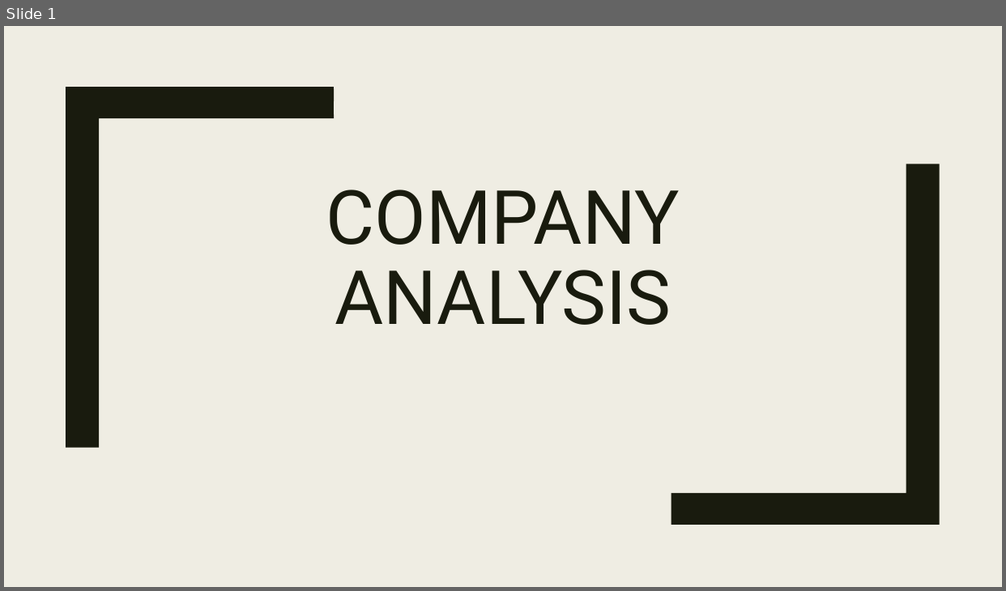
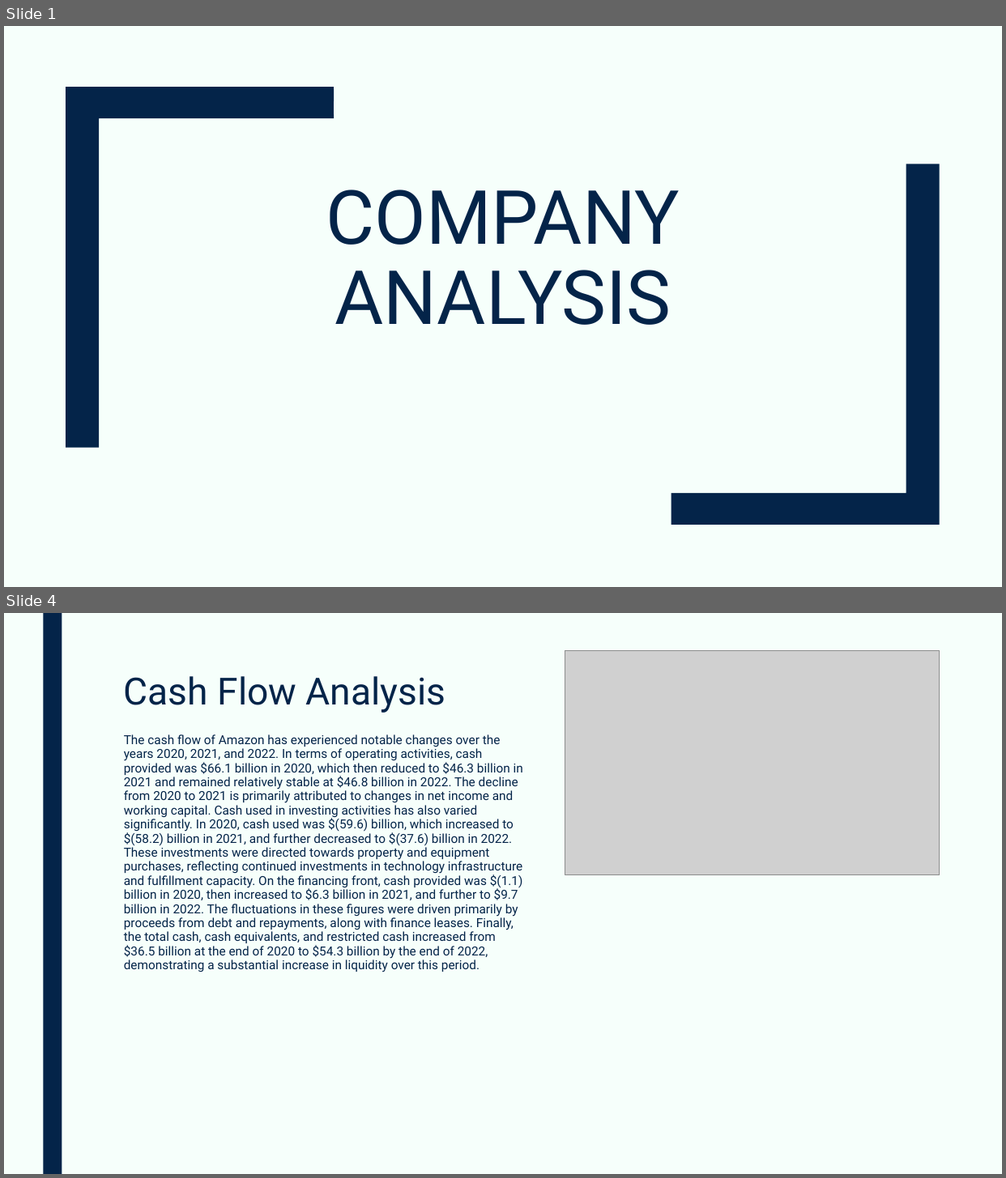
Before and after one commit to devangovind/AMUCLDISS, a slide deck: fastapi-backend/pres/output.pptx. Shown one above the other, each under a label of ours: slide 1 before the commit, slides 1 and 4 after it; the slides between them are not shown. The pictures are 1006x591 and 1006x1178 pixels, drawn with LibreOffice and Linux fonts; fonts in the diff are those of the drawing; grey boxes stand for pictures. Boxes give left, top, right and bottom in pixels: in the first picture for what was removed or moved away, otherwise in the second. Text is boxed around its words. In the diff, an @@ line names an element or a change of style, - is before the commit and + after.

```diff
--- a/fastapi-backend/pres/output.pptx
+++ b/fastapi-backend/pres/output.pptx
@@ slide 4 added at [4, 613, 1002, 1174], background #F6FFFB @@
@@ rectangle added at [43, 613, 62, 1174], fill #042449 @@
@@ picture added at [565, 650, 940, 875] @@
@@ title added at [124, 676, 446, 713], 36 pt, text #042449 @@
+Cash Flow Analysis
@@ text added at [124, 735, 523, 973], 12 pt, text #042449 @@
+The cash flow of Amazon has experienced notable changes over the years 2020, 2021, and 2022. In terms of operating activities, cash provided was $66.1 billion in 2020, which then reduced to $46.3 billion in 2021 and remained relatively stable at $46.8 billion in 2022. The decline from 2020 to 2021 is primarily attributed to changes in net income and working capital. Cash used in investing activities has also varied significantly. In 2020, cash used was $(59.6) billion, which increased to $(58.2) billion in 2021, and further decreased to $(37.6) billion in 2022. These investments were directed towards property and equipment purchases, reflecting continued investments in technology infrastructure and fulfillment capacity. On the financing front, cash provided was $(1.1) billion in 2020, then increased to $6.3 billion in 2021, and further to $9.7 billion in 2022. The fluctuations in these figures were driven primarily by proceeds from debt and repayments, along with finance leases. Finally, the total cash, cash equivalents, and restricted cash increased from $36.5 billion at the end of 2020 to $54.3 billion by the end of 2022, demonstrating a substantial increase in liquidity over this period.
@@ slide 1 changed as well @@
@@ background #EFEDE3 to #F6FFFB @@
@@ freeform shape at [66, 87, 334, 447]: fill #191B0E to #042449 @@
@@ freeform shape at [671, 164, 940, 525]: fill #191B0E to #042449 @@
@@ title "COMPANY ANALYSIS" at [326, 190, 680, 325]: text colour #191B0E to #042449 @@
```
Also in this commit, not shown: 3 other slides changed, 1 other slide added, 6 other files.
